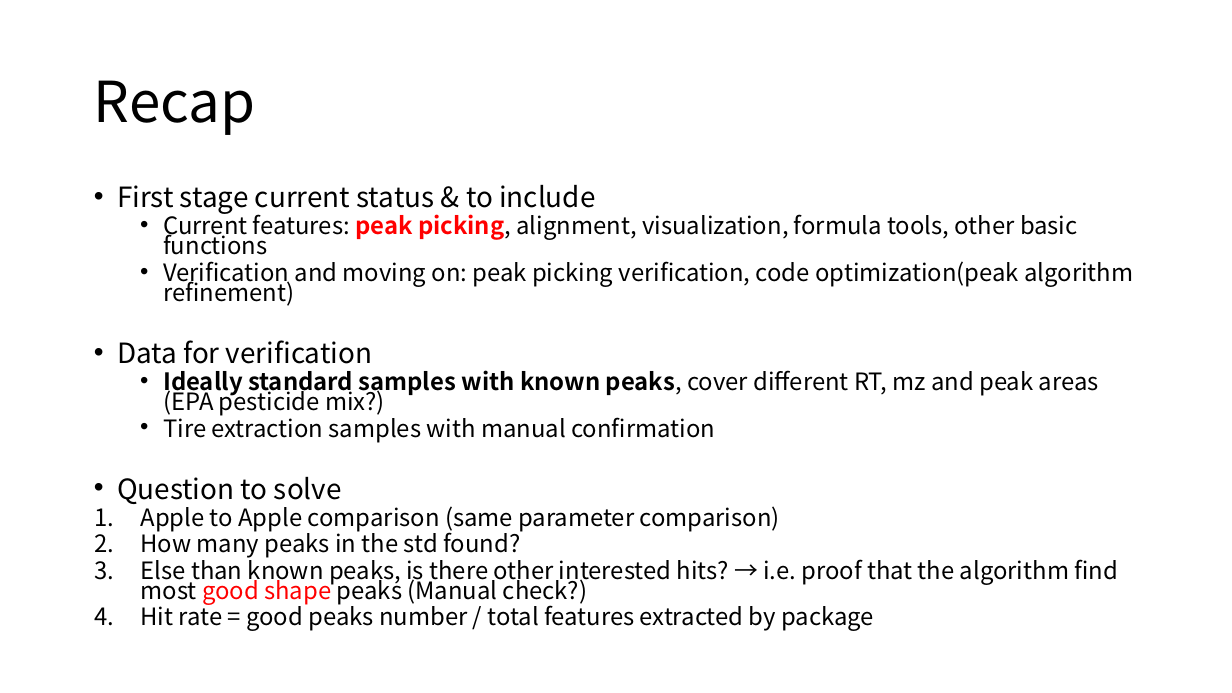
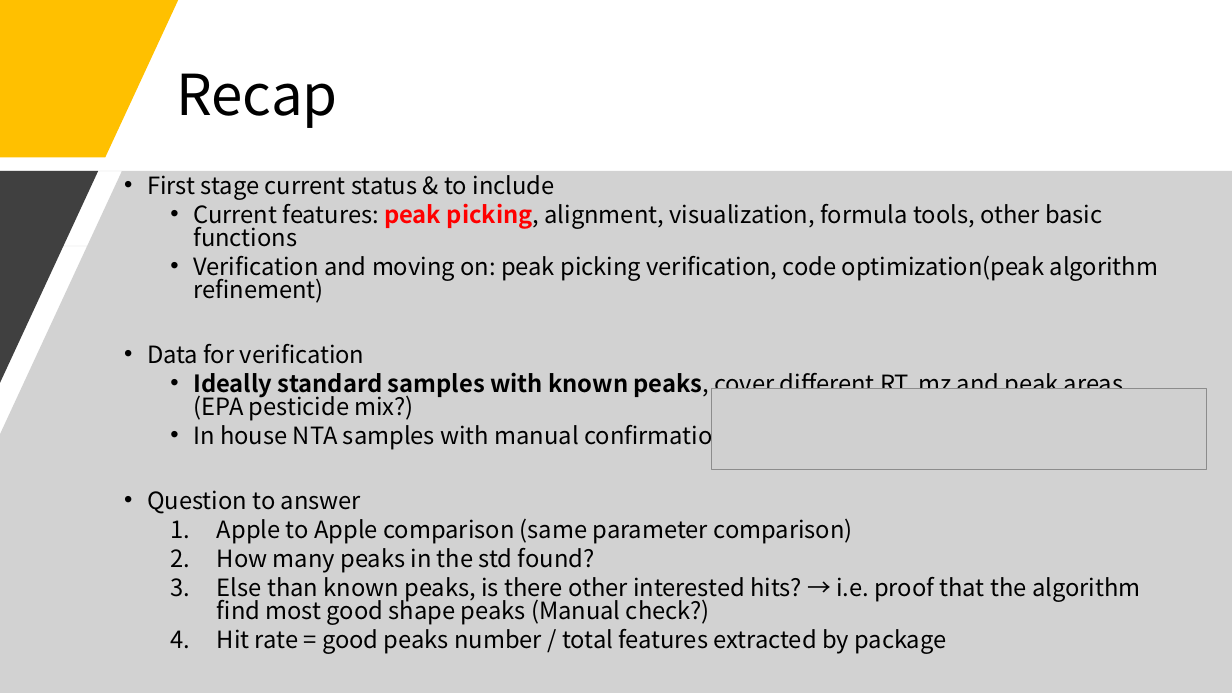
Before and after one commit to XiminHu/mass-suite, a slide deck: slide 2 of doc/20201102-projectmeeting.pptx. Drawn at 1232x693 pixels with LibreOffice and Linux fonts; fonts in the diff are those of the drawing; grey boxes stand for pictures. Boxes give left, top, right and bottom in pixels: in the first picture for what was removed or moved away, otherwise in the second. Text is boxed around its words. In the diff, an @@ line names an element or a change of style, - is before the commit and + after.

Commit message:
dummy data investigation

```diff
--- a/doc/20201102-projectmeeting.pptx
+++ b/doc/20201102-projectmeeting.pptx
@@ freeform shape added at [0, 0, 178, 157], fill #FFC000 @@
@@ title "Recap": place and size @@
-title "Recap" at [94, 80, 255, 135]
+title "Recap" at [176, 73, 337, 128]
@@ freeform shape added at [0, 171, 1232, 693], fill #A6A6A6 at 50% opacity @@
@@ freeform shape added at [0, 171, 98, 383], fill #404040 @@
@@ text "First stage current status & ...": place and size @@
-text "First stage current status & ..." at [117, 184, 1133, 631]
+text "First stage current status & ..." at [147, 175, 1159, 654]
@@ text at [147, 175, 1159, 654]: size 21.7 to 18.5 pt in "First stage current status & to include", "Data for verification"; size 18.6 to 18.5 pt in "Current features: peak picking, alignment, visualization, fo ...", "Verification and moving on: peak picking verification, ...", "Ideally standard samples with known peaks, cover ...", "Apple to Apple comparison (same parameter comparison)" and 3 more places; text colour #FF0000 to #000000 in "good shape"; line spacing 0.7 to 0.8; list level 2 to 3 in "Apple to Apple comparison (same ..."; list level 2 to 3 in "How many peaks in the ..."; list level 2 to 3 in "Else than known peaks, is ..."; list level 2 to 3 in "Hit rate = good peaks ..." @@
@@ picture added at [713, 389, 1207, 470] @@
@@ text at [147, 420, 727, 514]: text changed; size 18.6 to 18.5 pt @@
-  • Tire extraction samples with manual confirmation
-• Question to solve
+  • In house NTA samples with manual confirmation
+• Question to answer
```
Also in this commit, not shown: 11 other slides changed, 3 slides added, 1 other file.
